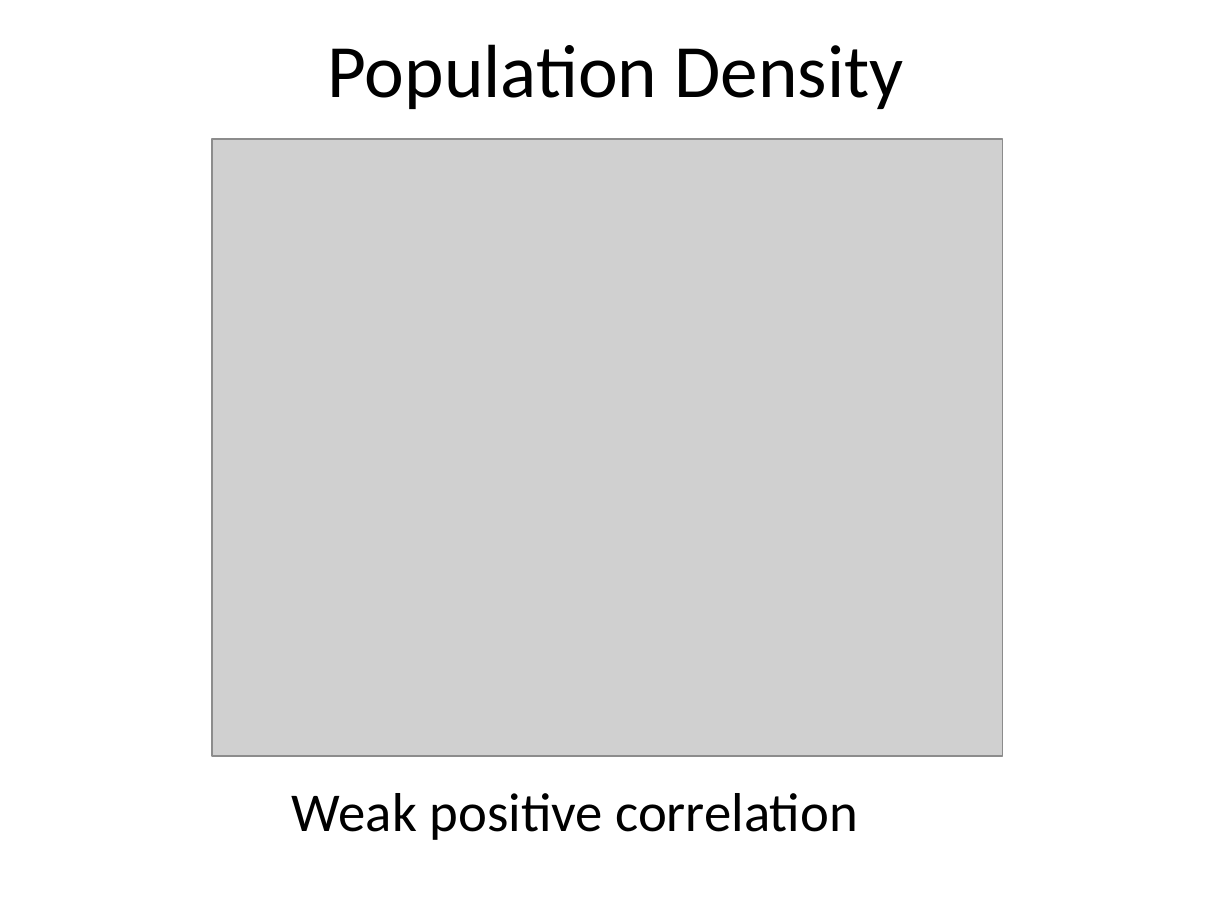
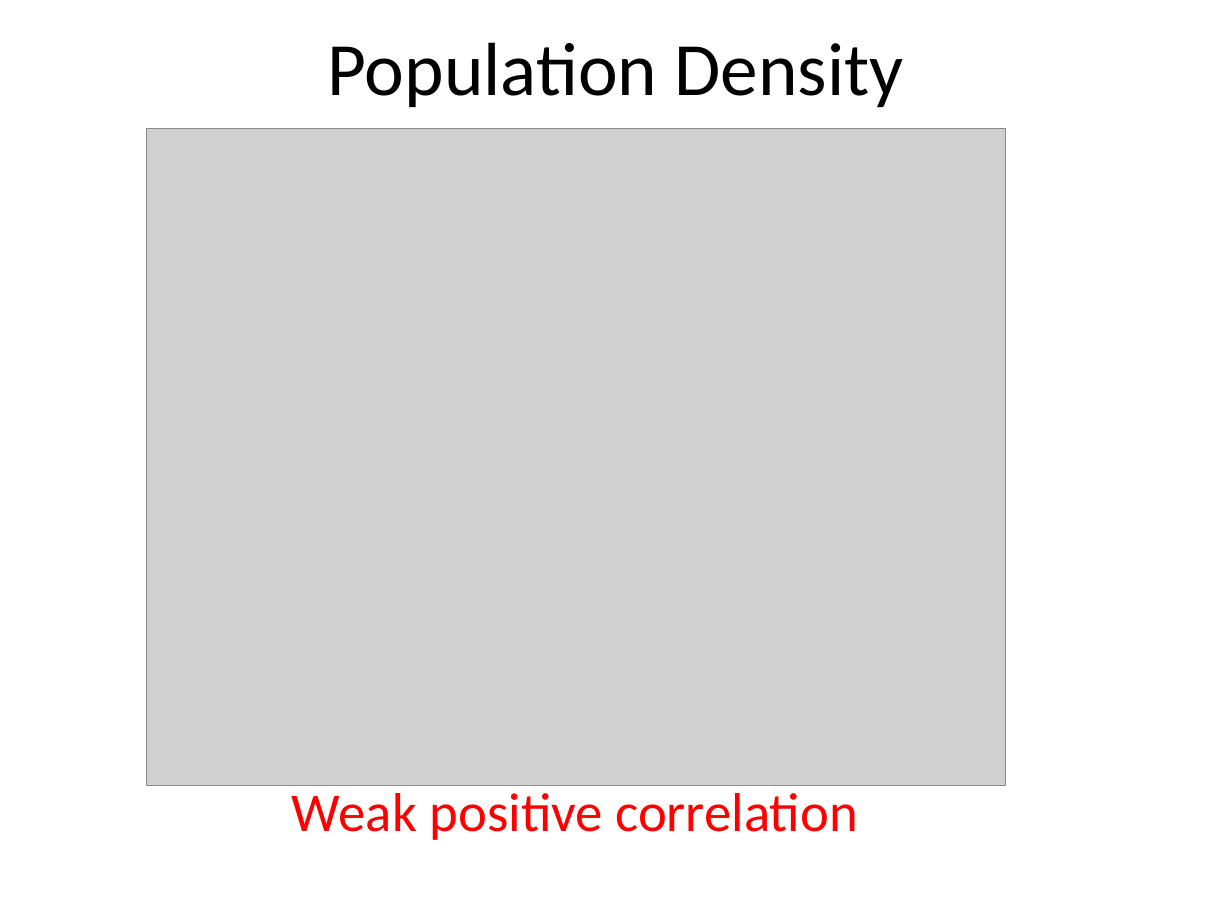
Before and after one commit to JeremyMcCormick/DAT_SF_14, a slide deck: slide 12 of myproject/Murder.pptx (slide 7 before the commit). Drawn at 1232x924 pixels with LibreOffice and Linux fonts; fonts in the diff are those of the drawing; grey boxes stand for pictures. Boxes give left, top, right and bottom in pixels: in the first picture for what was removed or moved away, otherwise in the second. Text is boxed around its words. In the diff, an @@ line names an element or a change of style, - is before the commit and + after.

```diff
--- a/myproject/Murder.pptx
+++ b/myproject/Murder.pptx
@@ picture: place and size @@
-picture at [212,139,1003,756]
+picture at [147,129,1005,786]
@@ text "Weak positive correlation" at [292,785,858,840]: text colour #000000 to #FF0000 @@
```
Also in this commit, not shown: 10 other slides changed, 16 slides added, 4 slides removed, 3 other files.
